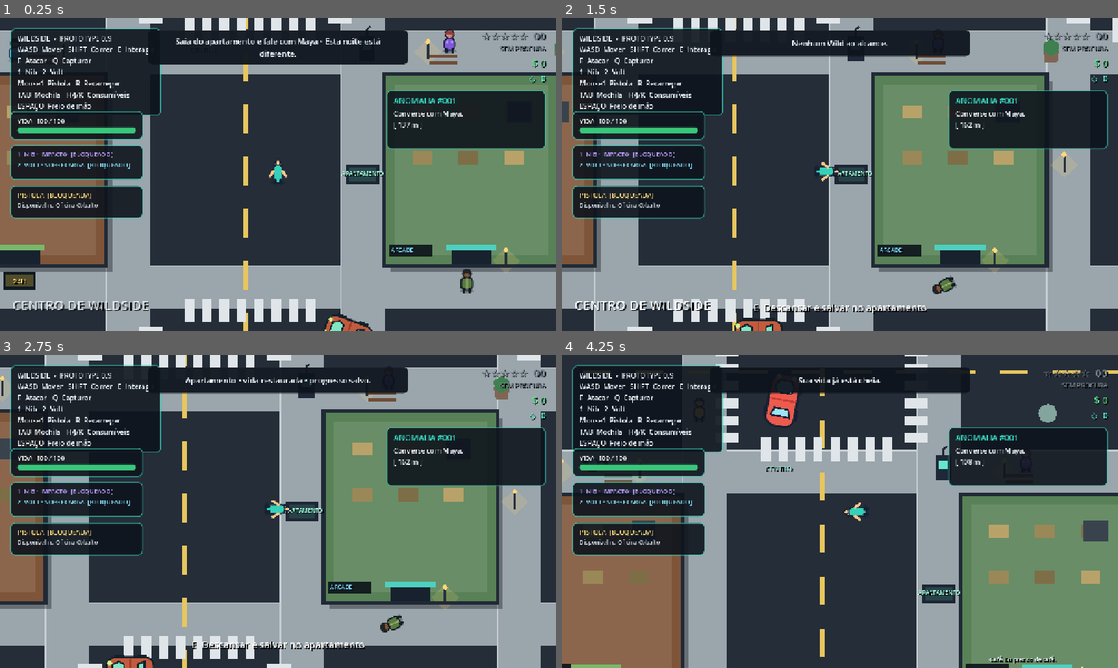
Above: before the commit, frames 1-4 (two rows, left to right).
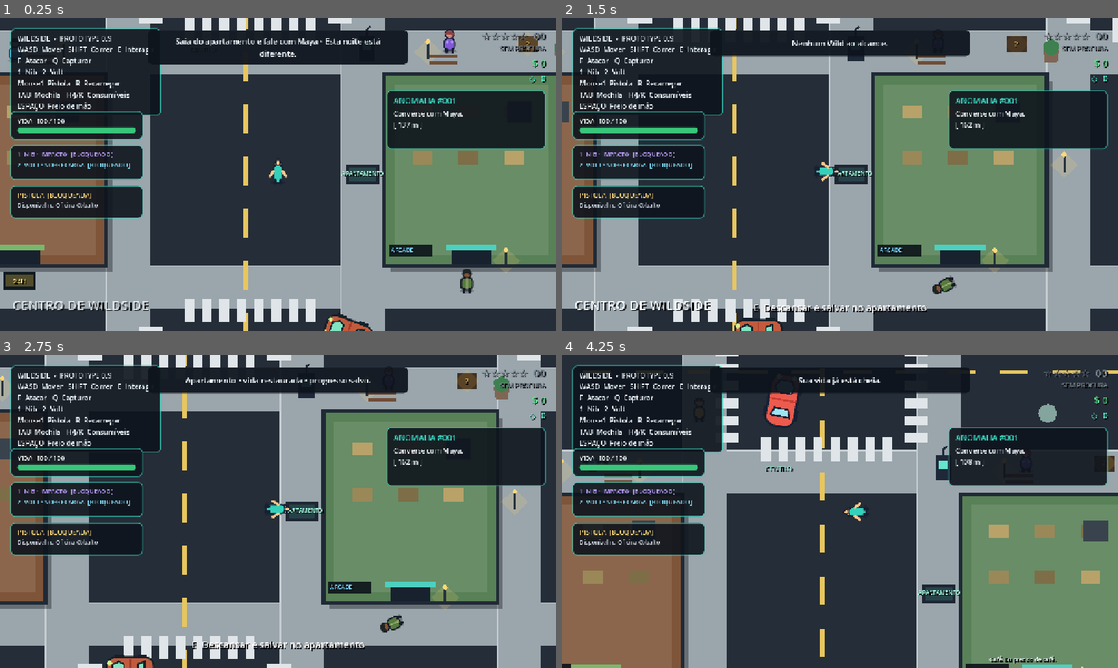
Above: after the commit, the same moments.

Repository: MiguelAlmeidaJ/Wildside
Game: Godot game, scene res://main.tscn
Same seed, same stepped clock (60 frames per second), same inputs: the game is played once before the commit and once after it.
Inputs (mouse positions are in pixels of both pictures, inside the frame that each line leads up to):
- Up to frame 1 (0.25 s): no input
- Up to frame 2 (1.5 s): tap Enter at 0.5 s; move the mouse to (962, 158) at 0.52 s; hold D (move_right) 0.53-1.28 s; hold F (attack) 0.53-1.28 s; click (962, 158) at 0.67 s; move the mouse to (728, 190) at 1.27 s; hold Space (brake) from 1.28 s (still down); tap Q (capture) at 1.35 s
- Up to frame 3 (2.75 s): move the mouse to (333, 442) at 2.02 s; release Space (brake) at 2.03 s; hold D (move_right) from 2.03 s (still down); hold E (interact) from 2.03 s (still down)
- Up to frame 4 (4.25 s): move the mouse to (812, 574) at 2.77 s; release D (move_right) at 2.78 s; release E (interact) at 2.78 s; hold W (move_up) 2.78-3.53 s; tap J (item_energy) at 2.85 s; click (812, 574) at 2.92 s; move the mouse to (1006, 558) at 3.52 s; hold A (move_left) from 3.53 s (still down); hold H (item_medkit) from 3.53 s (still down)

The runs differ from the first frame. In frame 1, 0.1% of the frame differs, in the area x 93-97%, y 5-11%; in frame 2, 0.2%, in the area x 80-84%, y 5-11%; in frame 3, 0.2%; in frame 4, less than 0.1%.

Commit message:
Add street race garage personal car and hidden caches

Diff:
--- a/main.tscn
+++ b/main.tscn
@@ -21,6 +21,9 @@
 [ext_resource type="Script" path="res://scripts/world/blackout_effect.gd" id="19_blackout_fx"]
 [ext_resource type="PackedScene" path="res://scenes/world/market.tscn" id="20_market"]
 [ext_resource type="PackedScene" path="res://scenes/world/safehouse.tscn" id="21_safehouse"]
+[ext_resource type="PackedScene" path="res://scenes/world/race_checkpoint.tscn" id="22_race"]
+[ext_resource type="PackedScene" path="res://scenes/world/garage.tscn" id="23_garage"]
+[ext_resource type="PackedScene" path="res://scenes/world/street_cache.tscn" id="24_cache"]
 
 [node name="Game" type="Node2D"]
 script = ExtResource("1_main")
@@ -74,6 +77,8 @@
 citizen_name = "Nando"
 appearance_variant = 3
 dialogue = "Na Zona Sul você encontra de tudo. O problema é saber de quem está comprando."
+mission_contact = "race"
+can_wander = false
 ambient_lines = PackedStringArray("Negócio bom não fica anunciado.", "Zona Sul acorda quando o resto dorme.")
 
 [node name="Iara" parent="World/Entities/NPCs" instance=ExtResource("6_npc")]
@@ -206,6 +211,14 @@
 [node name="CarIndustrial" parent="World/Entities/Vehicles" instance=ExtResource("5_car")]
 position = Vector2(1010, 560)
 rotation = -1.5708
+
+[node name="PersonalCar" parent="World/Entities/Vehicles" instance=ExtResource("5_car")]
+modulate = Color(0.58, 0.96, 0.88, 1)
+position = Vector2(1010, 760)
+rotation = -1.5708
+illegal_to_take = false
+requires_ownership = true
+vehicle_name = "Cobalto R"
 
 [node name="TrafficA" parent="World/Entities/Vehicles" instance=ExtResource("16_traffic")]
 route_id = 0
@@ -309,6 +322,74 @@
 [node name="Safehouse" parent="World/Props" instance=ExtResource("21_safehouse")]
 position = Vector2(270, 510)
 
+[node name="GarageCobalto" parent="World/Props" instance=ExtResource("23_garage")]
+position = Vector2(1240, 760)
+
+[node name="RaceStart" parent="World/Props" instance=ExtResource("22_race")]
+position = Vector2(-880, 1500)
+is_start = true
+marker_label = "LARGADA"
+
+[node name="RaceCheckpoint1" parent="World/Props" instance=ExtResource("22_race")]
+position = Vector2(-880, 1000)
+checkpoint_index = 0
+marker_label = "CP 1"
+
+[node name="RaceCheckpoint2" parent="World/Props" instance=ExtResource("22_race")]
+position = Vector2(-1120, 0)
+checkpoint_index = 1
+marker_label = "CP 2"
+
+[node name="RaceCheckpoint3" parent="World/Props" instance=ExtResource("22_race")]
+position = Vector2(-250, -80)
+checkpoint_index = 2
+marker_label = "CP 3"
+
+[node name="RaceCheckpoint4" parent="World/Props" instance=ExtResource("22_race")]
+position = Vector2(870, -80)
+checkpoint_index = 3
+marker_label = "CP 4"
+
+[node name="RaceCheckpoint5" parent="World/Props" instance=ExtResource("22_race")]
+position = Vector2(1150, 1000)
+checkpoint_index = 4
+marker_label = "CP 5"
+
+[node name="RaceCheckpoint6" parent="World/Props" instance=ExtResource("22_race")]
+position = Vector2(250, 1125)
+checkpoint_index = 5
+marker_label = "FINAL"
+
+[node name="CacheResidential" parent="World/Props" instance=ExtResource("24_cache")]
+position = Vector2(-1510, 210)
+cache_id = "residential"
+money_reward = 45
+item_id = "snack"
+
+[node name="CacheCenter" parent="World/Props" instance=ExtResource("24_cache")]
+position = Vector2(650, 210)
+cache_id = "center"
+money_reward = 55
+item_id = "energy"
+
+[node name="CacheIndustrial" parent="World/Props" instance=ExtResource("24_cache")]
+position = Vector2(1240, -240)
+cache_id = "industrial"
+money_reward = 70
+item_id = "medkit"
+
+[node name="CacheSouth" parent="World/Props" instance=ExtResource("24_cache")]
+position = Vector2(620, 1215)
+cache_id = "south"
+money_reward = 85
+item_id = "snack"
+
+[node name="CacheNorth" parent="World/Props" instance=ExtResource("24_cache")]
+position = Vector2(-560, -980)
+cache_id = "north"
+money_reward = 120
+item_id = "medkit"
+
 [node name="WildernessZone" parent="World/Props" instance=ExtResource("10_zone")]
 
 [node name="Player" parent="." instance=ExtResource("4_player")]
Not shown: 1 places in main.tscn that only renumber resources
